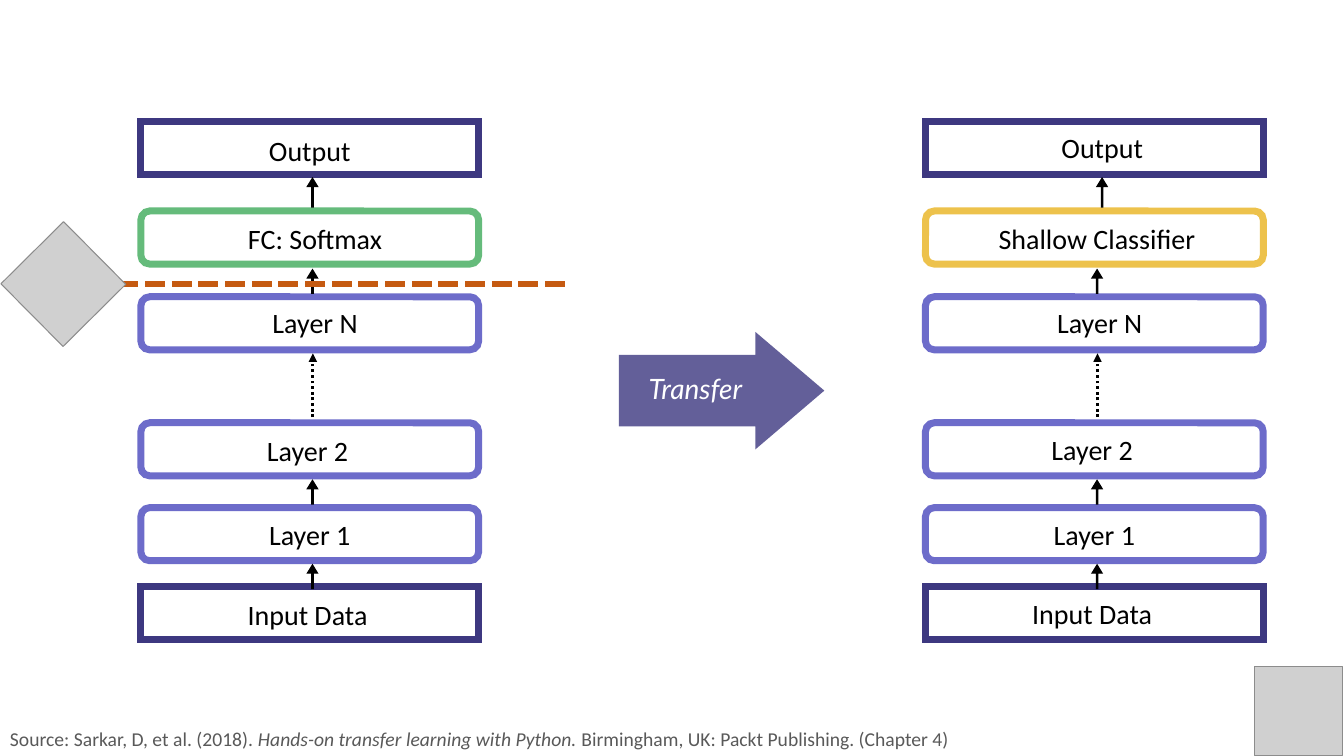
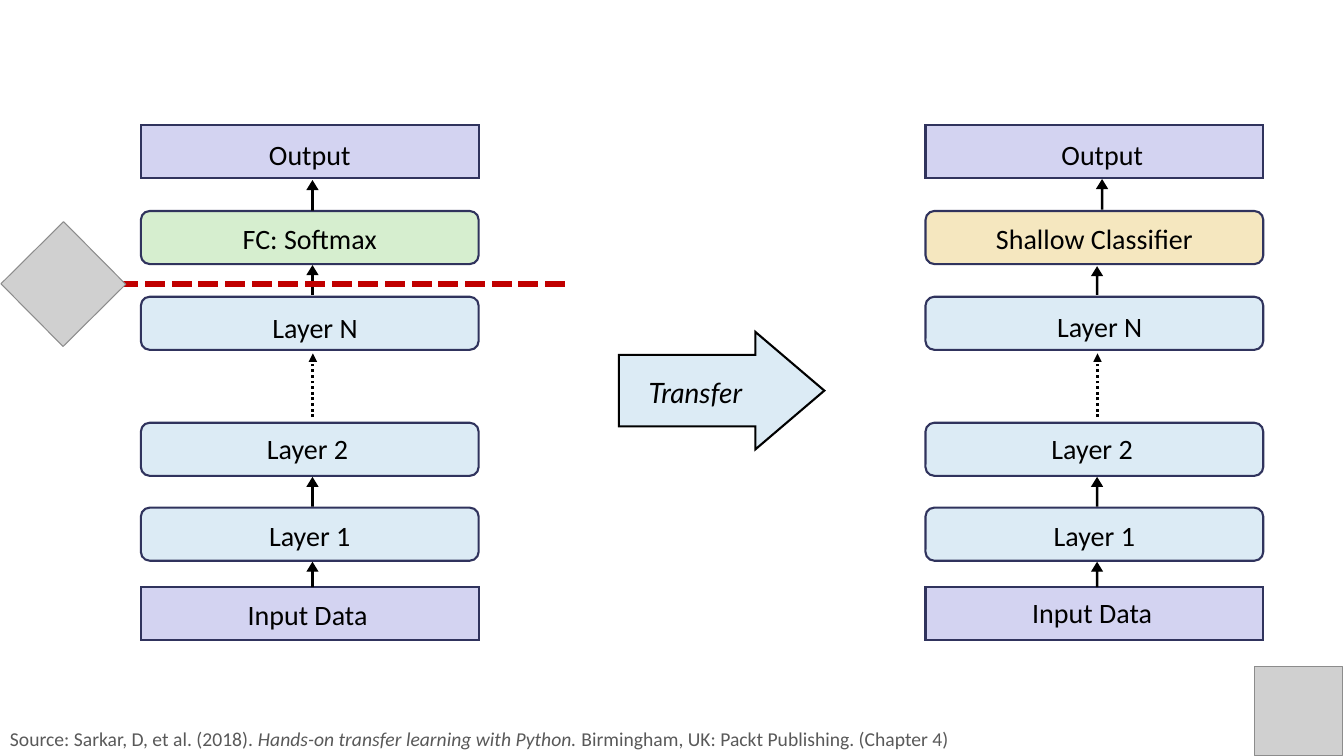
Before and after one commit to PracticumAI/transfer, a slide deck: slide 7 of presentations/02_transfer_learn.pptx. Drawn at 1344x756 pixels with LibreOffice and Linux fonts; fonts in the diff are those of the drawing; grey boxes stand for pictures. Boxes give left, top, right and bottom in pixels: in the first picture for what was removed or moved away, otherwise in the second. Text is boxed around its words. In the diff, an @@ line names an element or a change of style, - is before the commit and + after.

Commit message:
Update transfer_learn.pptx to new color palette.

```diff
--- a/presentations/02_transfer_learn.pptx
+++ b/presentations/02_transfer_learn.pptx
@@ 4 texts, 2 rectangles: place and size @@
-4 texts, 2 rectangles at <box>141,121,1263,338</box>
+4 texts, 2 rectangles at <box>141,125,1263,343</box>
@@ fill none to #D3D3F1; outline #3D3880 5 pt to #30335D 1.5 pt in 4 elements at <box>141,587,479,640</box>, <box>926,587,1263,640</box>, <box>141,125,479,178</box>, <box>926,125,1263,178</box> @@
@@ text "FC: Softmax": place and size @@
-text "FC: Softmax" at <box>248,229,382,250</box>
+text "FC: Softmax" at <box>243,229,377,250</box>
@@ rounded rectangle at <box>141,211,479,264</box>: fill none to #D6EECF; outline #65BB7B 5 pt to #30335D 1.5 pt @@
@@ rounded rectangle at <box>926,211,1263,264</box>: fill none to #F5E7BF; outline #EDC24C 5 pt to #30335D 1.5 pt @@
@@ down arrow: place and size @@
-down arrow at <box>308,270,318,293</box>
+down arrow at <box>308,266,318,294</box>
@@ line (92, 284) - (568, 284): stroke #C55A11 4.75 pt dashed to #C00000 4.75 pt dashed @@
@@ right arrow at <box>619,332,825,449</box>: fill #3D3880 at 80% opacity to #DCEBF5; outline none to #000000 1.5 pt @@
@@ text "Transfer" at <box>649,382,743,407</box>: text colour #FFFFFF to #000000 @@
@@ fill none to #DCEBF5; outline #6D6CCA 5 pt to #30335D 1.5 pt in 6 elements at <box>141,296,479,350</box>, <box>141,422,479,476</box>, <box>141,508,479,562</box>, <box>926,296,1263,350</box>, <box>926,422,1263,476</box>, <box>926,508,1263,562</box> @@
```
Also in this commit, not shown: 11 other slides changed, 2 slides added.
